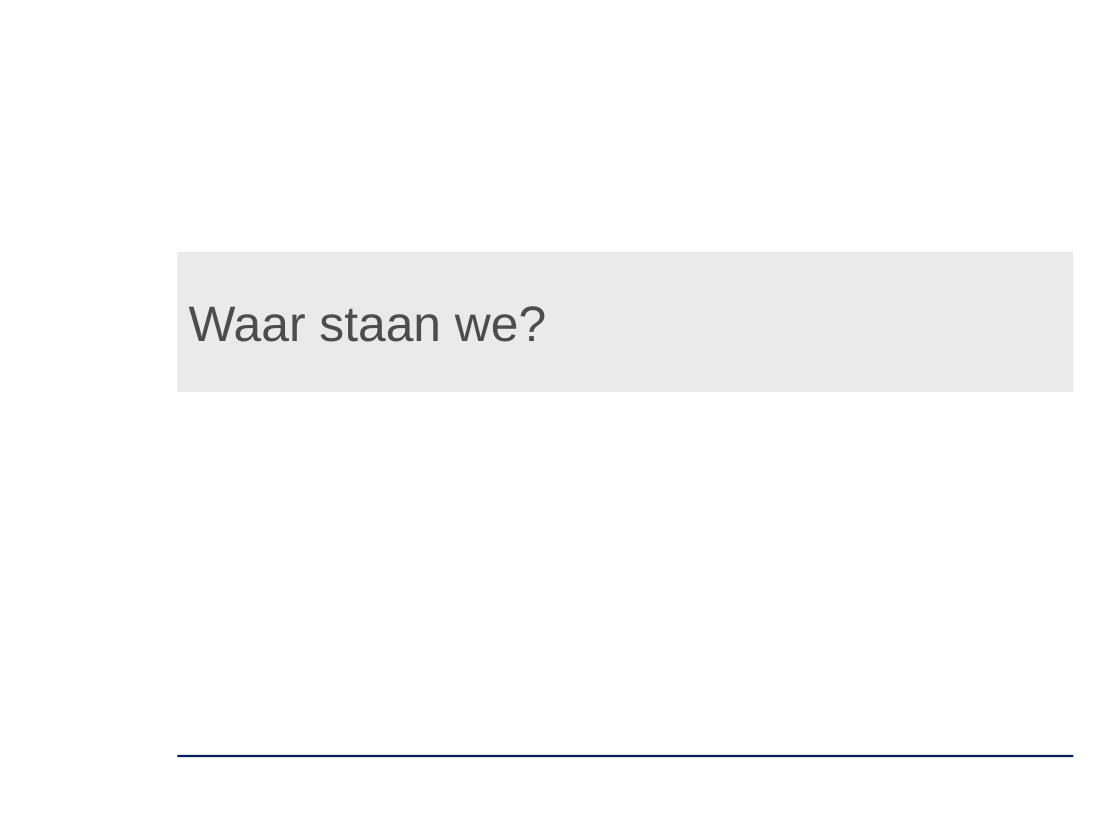
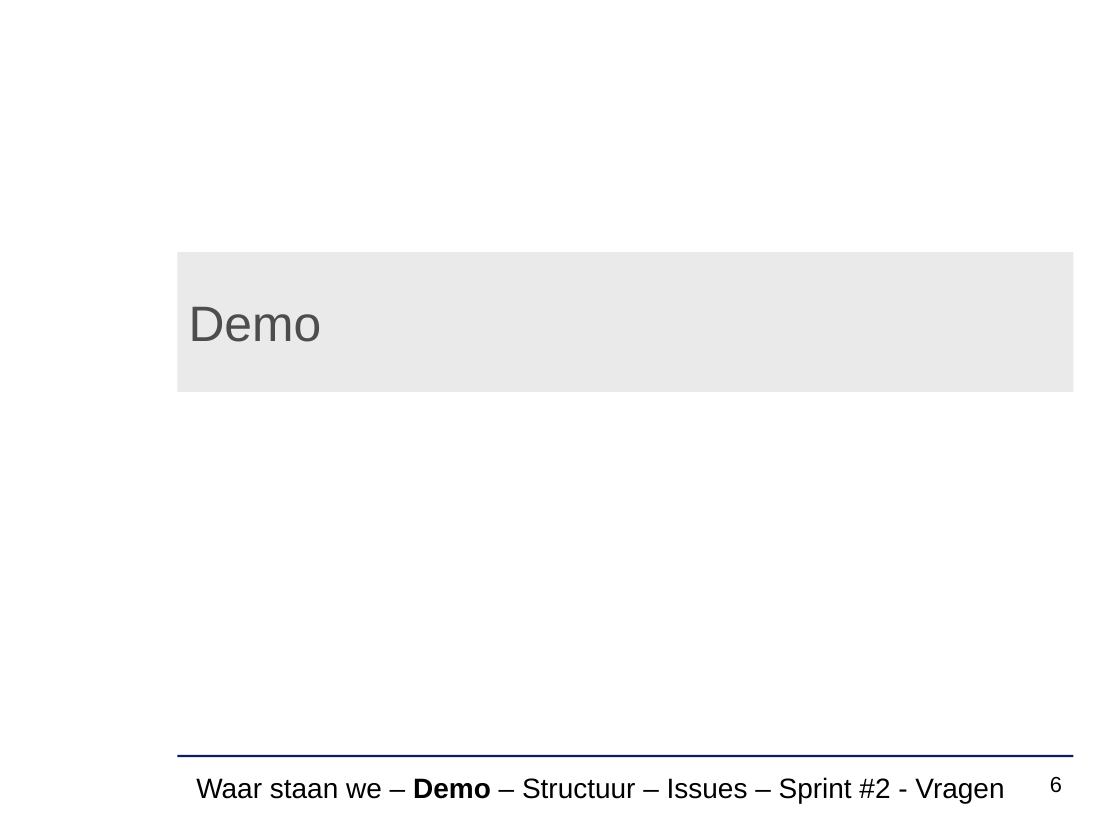
Before and after one commit to ghentlivinglab/Traffic-Travel-Time-Analyzer-4, a slide deck: slide 6 of Analyse/sprint1presentatie.pptx (slide 2 before the commit). Drawn at 1120x840 pixels with LibreOffice and Linux fonts; fonts in the diff are those of the drawing; background and template pictures are left out. Boxes give left, top, right and bottom in pixels: in the first picture for what was removed or moved away, otherwise in the second. Text is boxed around its words. In the diff, an @@ line names an element or a change of style, - is before the commit and + after.

Commit message:
update presentatie sprint 1

```diff
--- a/Analyse/sprint1presentatie.pptx
+++ b/Analyse/sprint1presentatie.pptx
@@ title at <box>189,307,322,342</box>: text changed @@
-Waar staan we?
+Demo
@@ text added at <box>196,777,1004,803</box>, 18 pt, text #000000 @@
+Waar staan we – Demo – Structuur – Issues – Sprint #2 - Vragen
@@ page number added at <box>1050,776,1062,793</box>, 14 pt, text #000000 @@
+6
```
Also in this commit, not shown: 11 other slides changed, 7 slides added, 3 slides removed.
